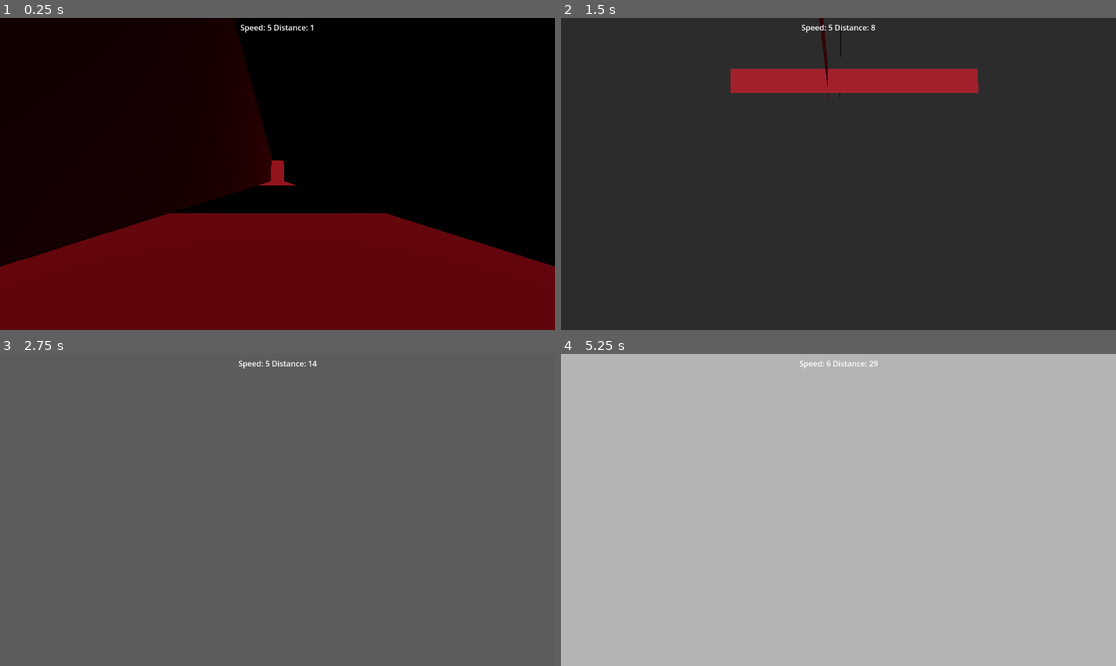
Above: before the commit, frames 1-4 (two rows, left to right).
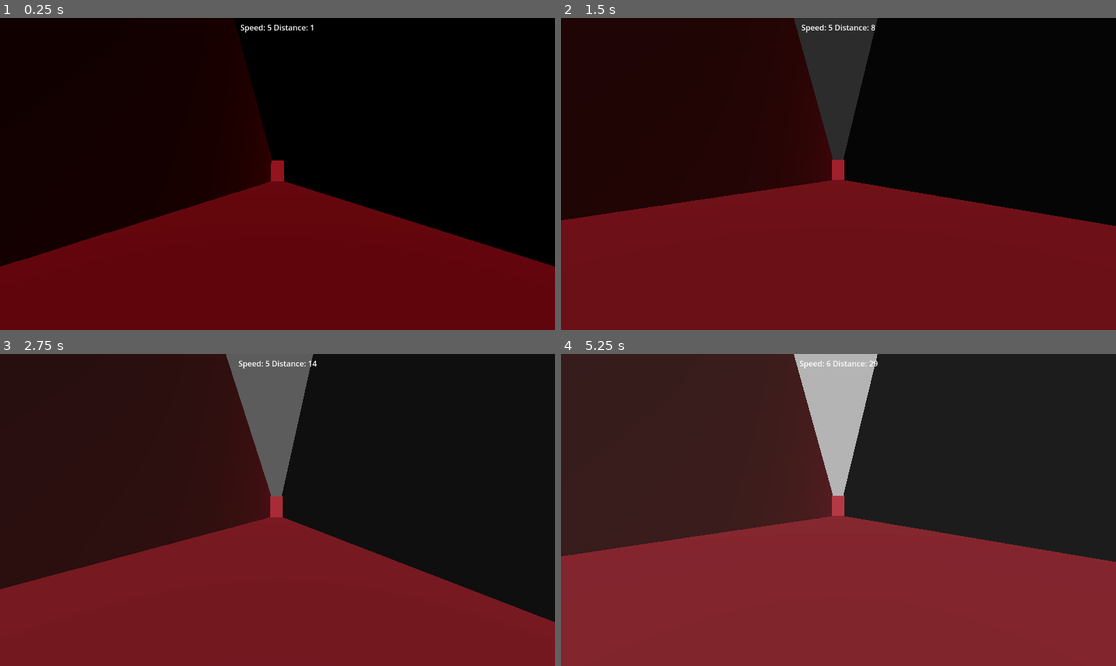
Above: after the commit, the same moments.

Repository: finalsabbath/3d-runner
Game: Godot game, scene res://scenes/world.tscn
Two runs of this game, one before a commit and one after it. Both use one fixed random seed, a clock stepped at 60 frames per second and the inputs below.
Inputs:
- Up to frame 1 (0.25 s): no input
- Up to frame 2 (1.5 s): hold Right (move_right) 0.53-1.28 s; tap Ctrl (slide) at 0.6, 1.35 s; tap Space (jump) at 0.77 s; hold Down (ui_down) from 1.28 s (still down)
- Up to frame 3 (2.75 s): tap Space (jump) at 1.52 s; release Down (ui_down) at 2.03 s; hold Right (move_right) from 2.03 s (still down); tap Ctrl (slide) at 2.1 s
- Up to frame 4 (5.25 s): release Right (move_right) at 2.78 s; hold Up (ui_up) 2.78-3.53 s; tap Ctrl (slide) every 0.75 s from 2.85 to 5.1 s; tap Space (jump) at 3.02, 3.77, 4.52 s; hold Left (move_left) 3.53-5.03 s; hold Down (ui_down) from 5.03 s (still down)

The runs differ from the first frame. In frame 1, 2.1% of the frame differs, in the area x 3-97%, y 45-78%; in frame 2, 97%, in the area x 0-100%, y 0-100%; in frame 3, 96%; in frame 4, 96%.

Commit message:
fixed.  Added node3d as top level object and removed some references to the mesh size in order to be able to make muliple mesh objects to create pits in the floor

Diff:
--- a/3d-runner/scenes/terrain_controller.gd
+++ b/3d-runner/scenes/terrain_controller.gd
@@ -22,18 +22,19 @@
 func _init_blocks(number_of_blocks: int) -> void:
 	for block_index in number_of_blocks:
 		var block = TerrainBlocks.pick_random().instantiate()
-		add_child(block)
+
 		if block_index == 0:
-			block.position.z = block.mesh.mesh.size.y/2
+			block.position.z = 10 #block.mesh.mesh.size.y/2
 		else:
 			_append_to_far_edge(terrain_belt[block_index-1], block)
 		terrain_belt.append(block)
+		add_child(block)
 
 func _progress_terrain(delta: float) -> void:
 	for block in terrain_belt:
 		block.position.z += GameStats.terrain_velocity * delta
 
-	if terrain_belt[0].position.z >= terrain_belt[0].mesh.mesh.size.y/2:
+	if terrain_belt[0].position.z >= 20:
 		var last_terrain = terrain_belt[-1]
 		var first_terrain = terrain_belt.pop_front()
 
@@ -44,8 +45,9 @@
 		first_terrain.queue_free()
 
 func _append_to_far_edge(target_block: Node3D, appending_block: Node3D) -> void:
-	await appending_block.ready
-	appending_block.position.z = (target_block.position.z+10)   #FIX THIS LATER, WAS = target_block.mesh.mesh.size.z/2 - appending_block.mesh.mesh.size.z/2
+	#await appending_block.ready
+	#appending_block.position.z = target_block.position.z - target_block.mesh.size.y/2 - appending_block.mesh.size.y/2
+	appending_block.position.z = (target_block.position.z) - 20
 	print(appending_block.position.z)
 
 func _load_terrain_scenes(target_path: String) -> void:
--- a/3d-runner/scenes/world.tscn
+++ b/3d-runner/scenes/world.tscn
@@ -37,7 +37,7 @@
 shadow_enabled = true
 
 [node name="Player" parent="." instance=ExtResource("2_qfnet")]
-transform = Transform3D(1, 0, 0, 0, 1, 0, 0, 0, 1, 0, 2.52962, 0.337935)
+transform = Transform3D(1, 0, 0, 0, 1, 0, 0, 0, 1, 0, 1.21607, 0.337935)
 
 [node name="TerrainController" parent="." instance=ExtResource("2_rwgxs")]
 
--- a/3d-runner/terrain_blocks/pit_1.tscn
+++ b/3d-runner/terrain_blocks/pit_1.tscn
@@ -1,7 +1,6 @@
-[gd_scene load_steps=5 format=3 uid="uid://dm0jphsphjj5h"]
+[gd_scene load_steps=4 format=3 uid="uid://dm0jphsphjj5h"]
 
 [ext_resource type="Script" uid="uid://cf86rattc3vm1" path="res://terrain_scripts/pit_1.gd" id="1_611o0"]
-[ext_resource type="PackedScene" uid="uid://dy7246qt6328y" path="res://scenes/player.tscn" id="2_328rn"]
 
 [sub_resource type="BoxShape3D" id="BoxShape3D_g74f0"]
 size = Vector3(20, 0, 20)
@@ -21,6 +20,3 @@
 [node name="Mesh" type="MeshInstance3D" parent="StaticBody3D"]
 unique_name_in_owner = true
 mesh = SubResource("BoxMesh_611o0")
-
-[node name="Player" parent="." instance=ExtResource("2_328rn")]
-transform = Transform3D(1, 0, 0, 0, 1, 0, 0, 0, 1, 0, 4.325, 0)
